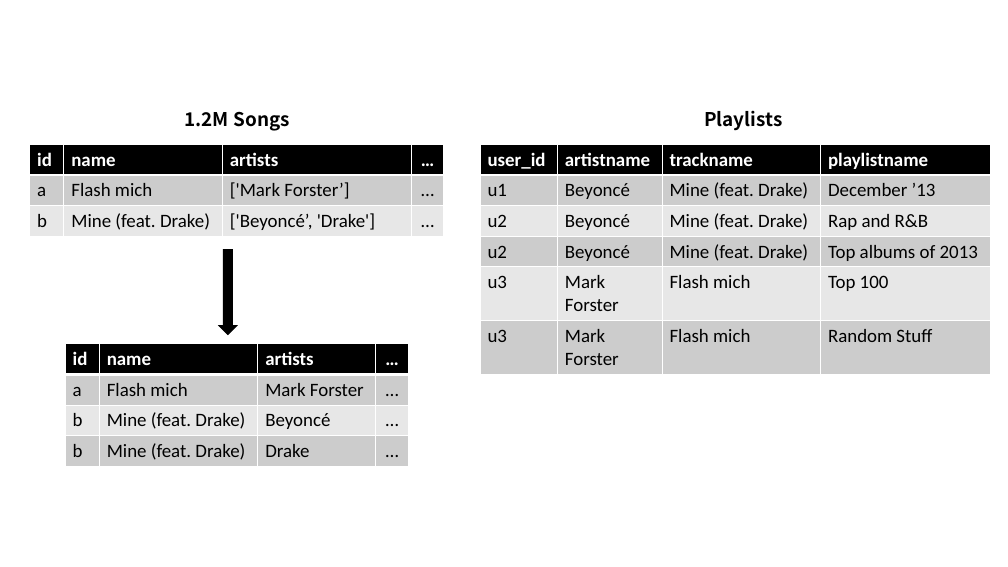
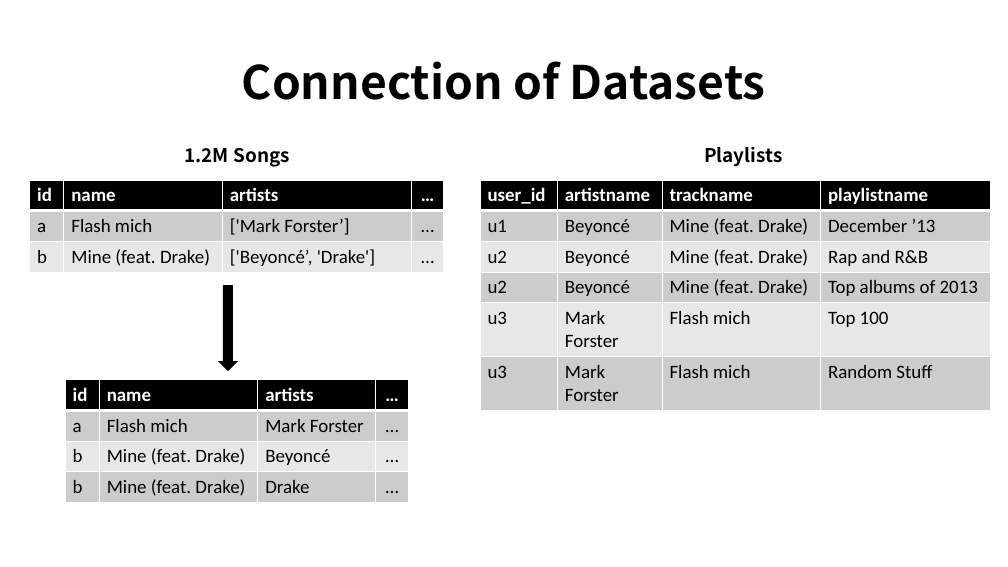
Before and after one commit to eric-kaufmann/spotify_analysis, a slide deck: slide 9 of spotify_analysis.pptx (slide 6 before the commit). Drawn at 1008x567 pixels with LibreOffice and Linux fonts; fonts in the diff are those of the drawing. Boxes give left, top, right and bottom in pixels: in the first picture for what was removed or moved away, otherwise in the second. Text is boxed around its words. In the diff, an @@ line names an element or a change of style, - is before the commit and + after.

```diff
--- a/spotify_analysis.pptx
+++ b/spotify_analysis.pptx
@@ title added at (242,61,766,100), 44 pt, text #000000, bold @@
+Connection of Datasets
@@ 3 tables, 2 texts, 1 down arrow: place and size @@
-3 tables, 2 texts, 1 down arrow at (29,110,991,467)
+3 tables, 2 texts, 1 down arrow at (29,146,991,502)
```
Also in this commit, not shown: 5 other slides changed, 5 slides added, 3 slides removed, 1 other file.
